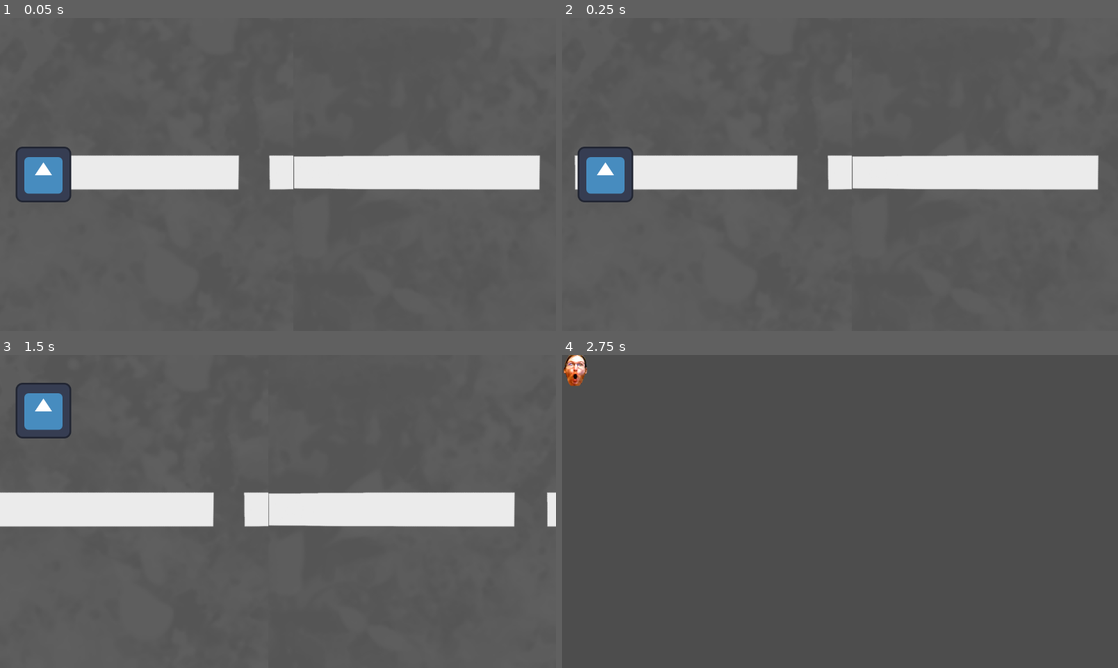
Above: before the commit, frames 1-4 (two rows, left to right).
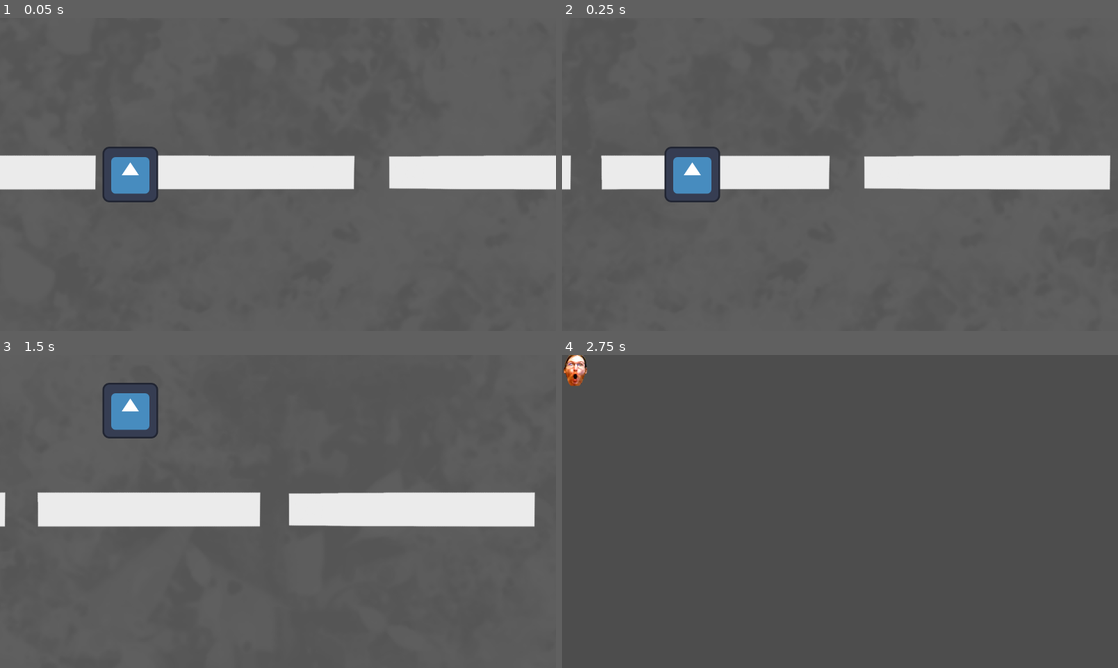
Above: after the commit, the same moments.

Repository: KairosGames/AccessM1
Game: Godot game, scene res://Scenes/game_manager.tscn
The game is run twice, just before and just after one commit, with the same random seed, the same clock (stepped at 60 frames per second) and the same inputs. The engine's default icon, where the game draws it, is replaced by a stand-in: a white triangle on a blue panel in a dark square.
Inputs:
- Up to frame 1 (0.05 s): no input
- Up to frame 2 (0.25 s): no input
- Up to frame 3 (1.5 s): hold W (Up) 0.53-1.28 s; hold D (Right) from 0.53 s (still down); tap Space (Action) at 1.35 s
- Up to frame 4 (2.75 s): tap W (Up) at 1.52, 1.55, 1.82 s; release D (Right) at 2.03 s; hold A (Left) from 2.03 s (still down); hold W (Up) from 2.03 s (still down); tap P (SwitchGame) at 2.1 s

The runs differ from the first frame. In frame 1, 5.8% of the frame differs, in the area x 0-100%, y 41-59%; in frame 2, 5.3%; in frame 3, 6.0%, in the area x 0-100%, y 8-55%; in frame 4, nothing differs.

Commit message:
mode one_button sur la voiture

Diff:
--- a/Prefabs/car_game/chicken.tscn
+++ b/Prefabs/car_game/chicken.tscn
@@ -1,20 +1,25 @@
 [gd_scene format=3 uid="uid://b0fp3xn4wptd3"]
 
 [ext_resource type="Script" uid="uid://c65x6rjf6ed7b" path="res://Scripts/car_game/chicken.gd" id="1_f1ahg"]
-[ext_resource type="Texture2D" uid="uid://bqn3kms52fx82" path="res://Assets/Test_Sprite.png" id="2_f1ahg"]
+[ext_resource type="Texture2D" uid="uid://bheqba20yptf3" path="res://Assets/chat 2.png" id="2_atdqk"]
+[ext_resource type="Texture2D" uid="uid://w0bcaxsevc51" path="res://Assets/chat 1.png" id="2_f1ahg"]
 
 [sub_resource type="RectangleShape2D" id="RectangleShape2D_f1ahg"]
-size = Vector2(64, 128)
+size = Vector2(77, 65)
 
 [node name="Chicken" type="Area2D" unique_id=1615905102]
+modulate = Color(0.7530005, 0.4033937, 0.14885107, 1)
+scale = Vector2(2, 2)
 script = ExtResource("1_f1ahg")
+death_texture = ExtResource("2_atdqk")
 
 [node name="CollisionShape2D" type="CollisionShape2D" parent="." unique_id=1511700096]
+position = Vector2(-0.5, 0.5)
 shape = SubResource("RectangleShape2D_f1ahg")
 
 [node name="Sprite2D" type="Sprite2D" parent="." unique_id=1494884066]
 position = Vector2(-0.49999762, 0.50000536)
-scale = Vector2(1.1206897, 1.7199999)
+scale = Vector2(0.2, 0.2)
 texture = ExtResource("2_f1ahg")
 
 [connection signal="area_entered" from="." to="." method="_on_area_entered"]
--- a/Prefabs/car_game/player_car.tscn
+++ b/Prefabs/car_game/player_car.tscn
@@ -2,6 +2,7 @@
 
 [ext_resource type="Script" uid="uid://86trrvrpeokk" path="res://Scripts/car_game/player_car.gd" id="1_j0moc"]
 [ext_resource type="Texture2D" uid="uid://d031mjnjlp8vw" path="res://icon.svg" id="1_pgcr8"]
+[ext_resource type="Texture2D" uid="uid://dfm7c066j61wc" path="res://Assets/arrow.png" id="3_35kap"]
 
 [sub_resource type="RectangleShape2D" id="RectangleShape2D_j0moc"]
 size = Vector2(128, 128)
@@ -14,3 +15,13 @@
 
 [node name="Sprite2D" type="Sprite2D" parent="." unique_id=1034161455]
 texture = ExtResource("1_pgcr8")
+
+[node name="Timer" type="Timer" parent="." unique_id=1901636133]
+
+[node name="Sprite2D2" type="Sprite2D" parent="." unique_id=1310479964]
+visible = false
+position = Vector2(200, 0)
+scale = Vector2(0.25, 0.25)
+texture = ExtResource("3_35kap")
+
+[connection signal="timeout" from="Timer" to="." method="_on_timer_timeout"]
--- a/Prefabs/car_game/track_end.tscn
+++ b/Prefabs/car_game/track_end.tscn
@@ -4,13 +4,13 @@
 [ext_resource type="Texture2D" uid="uid://bk2gmfoey1wt" path="res://Assets/Asset_Ligne_arrivée.png" id="2_to5jr"]
 
 [sub_resource type="RectangleShape2D" id="RectangleShape2D_to5jr"]
-size = Vector2(21, 717)
+size = Vector2(256, 717)
 
 [node name="Track_end" type="Area2D" unique_id=1235177132]
 script = ExtResource("1_to5jr")
 
 [node name="CollisionShape2D" type="CollisionShape2D" parent="." unique_id=1361944715]
-position = Vector2(22.5, 0.5)
+position = Vector2(140, 0.5)
 shape = SubResource("RectangleShape2D_to5jr")
 
 [node name="Sprite2D" type="Sprite2D" parent="." unique_id=1218730776]
--- a/Scenes/car.tscn
+++ b/Scenes/car.tscn
@@ -4,12 +4,12 @@
 [ext_resource type="PackedScene" uid="uid://dkdgbxy2dirjx" path="res://Prefabs/car_game/obstacle_manager.tscn" id="2_go66d"]
 [ext_resource type="PackedScene" uid="uid://b0fp3xn4wptd3" path="res://Prefabs/car_game/chicken.tscn" id="3_yi23e"]
 [ext_resource type="PackedScene" uid="uid://cbwqqp3tcb6vo" path="res://Prefabs/car_game/track_end.tscn" id="4_u41r7"]
-[ext_resource type="Texture2D" uid="uid://of7k3dl6m0yo" path="res://Assets/Asset_route.png" id="5_u41r7"]
+[ext_resource type="Texture2D" uid="uid://ds5vxv3gpkch8" path="res://Assets/route.png" id="5_u41r7"]
 
 [node name="Car" type="Node2D" unique_id=269657128]
 
 [node name="player_car" parent="." unique_id=663967588 instance=ExtResource("1_wqo35")]
-position = Vector2(100, 360)
+position = Vector2(300, 360)
 
 [node name="Obstacle_Manager" parent="." unique_id=1932009275 instance=ExtResource("2_go66d")]
 position = Vector2(1500, 360)
@@ -17,8 +17,8 @@
 
 [node name="Parallax2D" type="Parallax2D" parent="." unique_id=862256618]
 z_index = -1
-repeat_size = Vector2(1280, 0)
-autoscroll = Vector2(-40, 0)
+repeat_size = Vector2(3048, 0)
+autoscroll = Vector2(-1000, 0)
 
 [node name="Sprite2D" type="Sprite2D" parent="Parallax2D" unique_id=2105014228]
 position = Vector2(639.99994, 360)
--- a/Scripts/car_game/chicken.gd
+++ b/Scripts/car_game/chicken.gd
@@ -1,4 +1,6 @@
 extends Area2D
+
+@export var death_texture : Texture2D
 
 
 # Called when the node enters the scene tree for the first time.
@@ -7,8 +9,8 @@
 
 
 # Called every frame. 'delta' is the elapsed time since the previous frame.
-func _process(_delta: float) -> void:
-	position.x += -20
+func _physics_process(delta: float) -> void:
+	position.x += -1000 * delta
 
 func _on_body_entered(_body: Node2D) -> void:
-	self.queue_free()
+	$Sprite2D.texture = death_texture
--- a/Scripts/car_game/player_car.gd
+++ b/Scripts/car_game/player_car.gd
@@ -1,21 +1,57 @@
 extends Node2D
 
 var is_one_button : bool = false
+var double_tap : float = 0.25
+var direction : bool = true
+var waiting_tap : bool = false
 
-#@onready var game_manager : Game_Manager = self.get_parent().get_parent()
+@onready var timer : Timer = $Timer
 
 # Called when the node enters the scene tree for the first time.
 func _ready() -> void:
-	pass # Replace with function body.
+	if is_one_button == true:
+		$Sprite2D2.show()
 
 
 # Called every frame. 'delta' is the elapsed time since the previous frame.
-func _process(_delta: float) -> void:
+func _physics_process(delta: float) -> void:
+
+	if direction == true:
+		$Sprite2D2.rotation = 0
+	else:
+		$Sprite2D2.rotation = deg_to_rad(180)
 
 	if is_one_button == false:
 		if Input.is_action_pressed("Up"):
-			self.position.y += -10
+			self.position.y += -350 * delta
 		if Input.is_action_pressed("Down"):
-			self.position.y += 10
+			self.position.y += 350 * delta
+
+	elif is_one_button == true:
+
+		if Input.is_action_just_pressed("Up"):
+			if waiting_tap == true:
+				waiting_tap = false
+				if direction == true:
+					direction = false
+				else:
+					direction = true
+			tap_timer()
+
+
+		if Input.is_action_pressed("Up"):
+			if direction == true:
+				self.position.y += -350 * delta
+			else:
+				self.position.y += 350 * delta
 
 	position.y = clamp(position.y, 128, 592)
+
+func tap_timer():
+	waiting_tap = true
+	timer.wait_time = double_tap
+	timer.start()
+
+
+func _on_timer_timeout() -> void:
+	waiting_tap = false
--- a/Scripts/car_game/track_end.gd
+++ b/Scripts/car_game/track_end.gd
@@ -1,9 +1,8 @@
 extends Area2D
 
 
-func _process(_delta: float) -> void:
-	position.x += -20
+func _physics_process(delta: float) -> void:
+	position.x += -1000 * delta
 
 func _on_body_entered(body: Node2D) -> void:
-	if "game_manager" in body and body.game_manager != null:
-		body.game_manager.next_game()
+	(get_parent().get_parent().get_parent() as GameManager).next_game()
Binary file removed: Assets/Asset_route.png
Binary file added: Assets/arrow.png
Not shown, changed: Assets/arrow.png.import
Binary file added: Assets/chat 1.png
Not shown, added: Assets/chat 1.png.import
Binary file added: Assets/chat 2.png
Not shown, added: Assets/chat 2.png.import
Binary file added: Assets/route.png
Not shown, added: Assets/route.png.import
